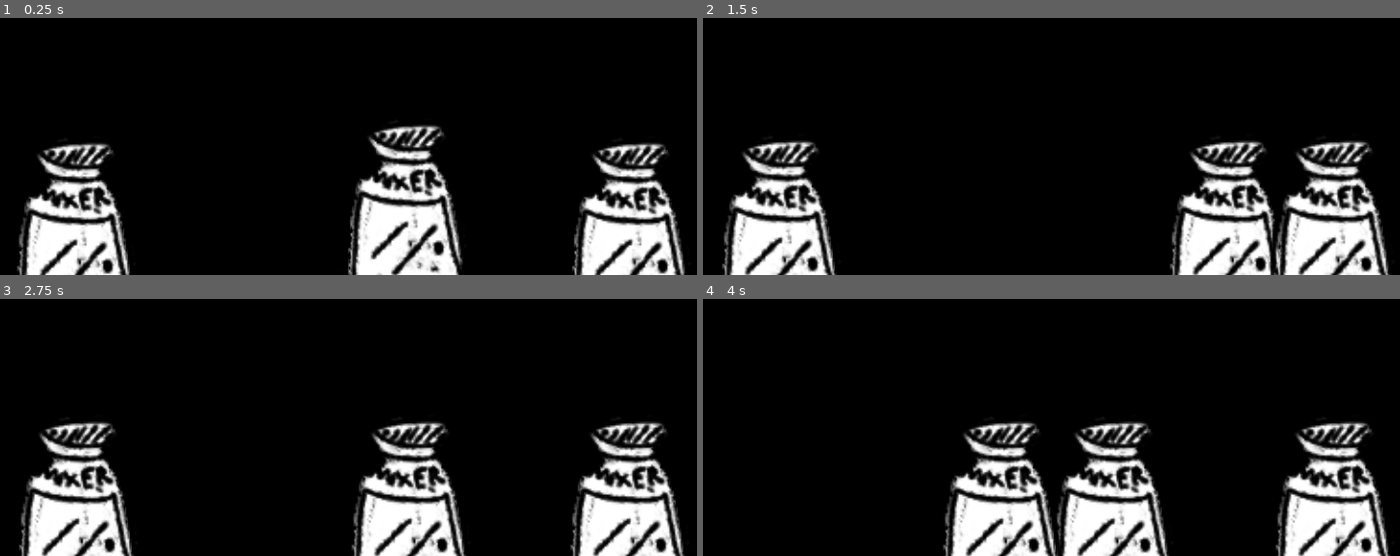
Above: before the commit, frames 1-4 (two rows, left to right).
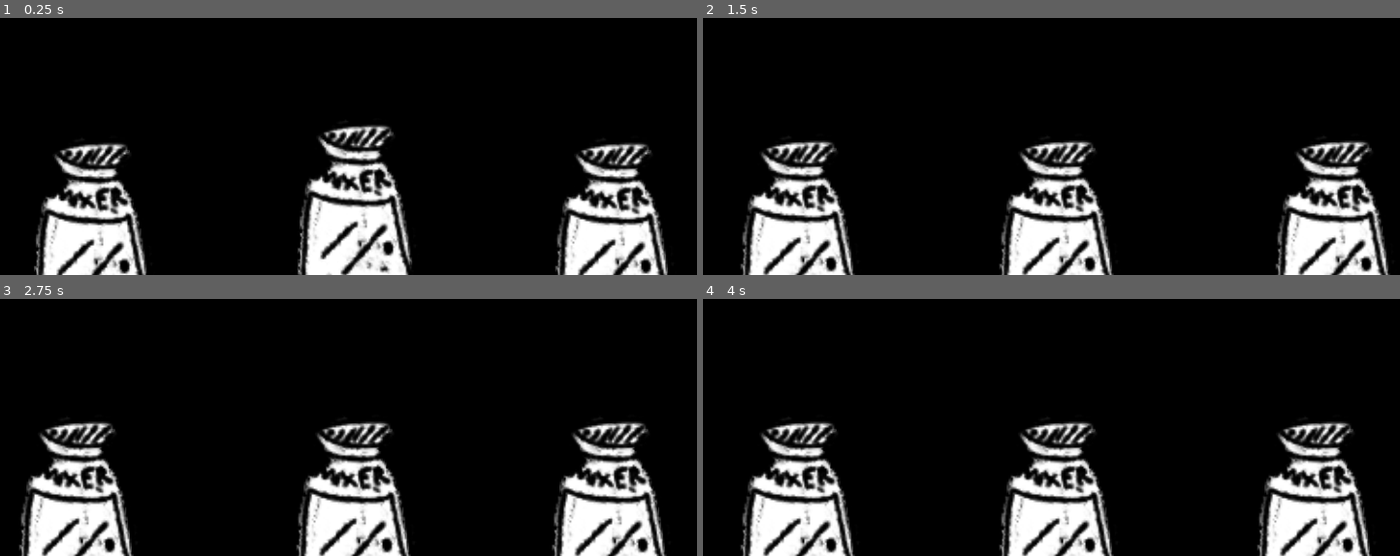
Above: after the commit, the same moments.

Repository: Goth-Bin-Garbage/build_a_dready_bear.swf
Game: Godot game, scene res://main.tscn
Two runs of this game, one before a commit and one after it. Both use one fixed random seed, a clock stepped at 60 frames per second and the inputs below.
Inputs (mouse positions are in pixels of both pictures, inside the frame that each line leads up to):
- Up to frame 1 (0.25 s): no input
- Up to frame 2 (1.5 s): move the mouse to (1107, 226) at 0.52 s; click (1107, 226) at 0.6 s; tap Enter at 1.25 s; move the mouse to (1330, 226) at 1.27 s; click (1330, 226) at 1.35 s
- Up to frame 3 (2.75 s): move the mouse to (69, 507) at 2.02 s; click (69, 507) at 2.1 s
- Up to frame 4 (4 s): move the mouse to (1016, 381) at 2.77 s; click (1016, 381) at 2.85 s; move the mouse to (1281, 352) at 3.52 s; click (1281, 352) at 3.6 s

The runs differ from the first frame. In frame 1, 20% of the frame differs, in the area x 2-99%, y 41-100%; in frame 2, 16%; in frame 3, 14%; in frame 4, 22%, in the area x 5-99%, y 47-100%.

Commit message:
mixer area

Diff:
--- a/ui/mixer.gd
+++ b/ui/mixer.gd
@@ -1,7 +1,7 @@
 extends Node2D
 
 # how many mixers can be placed along the bottom of the screen
-@onready var mixer_positions : int = 6
+@onready var mixer_positions : int = 5
 @onready var offset_from_bottom : int = 50
 @onready var snap_weight : float = 0.15
 
--- a/ui/mixer.tscn
+++ b/ui/mixer.tscn
@@ -4,7 +4,7 @@
 [ext_resource type="Script" path="res://ui/mixer.gd" id="1_v1nhw"]
 
 [sub_resource type="RectangleShape2D" id="RectangleShape2D_ayyef"]
-size = Vector2(142, 180)
+size = Vector2(92, 180)
 
 [node name="Mixer" type="Node2D"]
 script = ExtResource("1_v1nhw")
